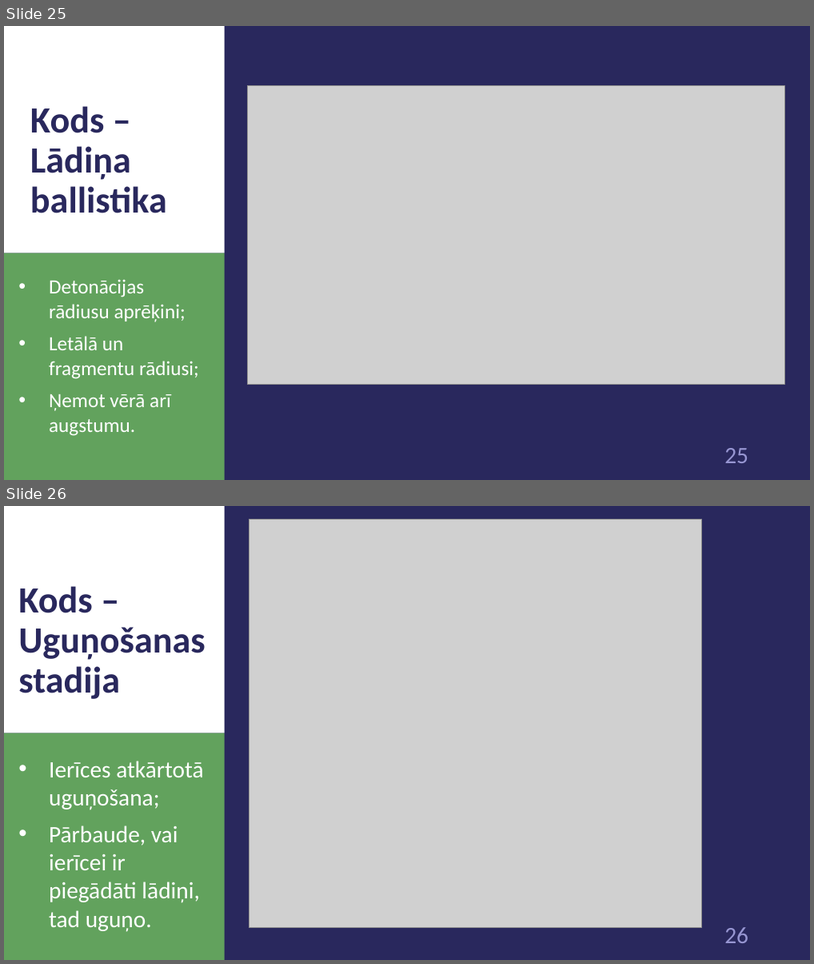
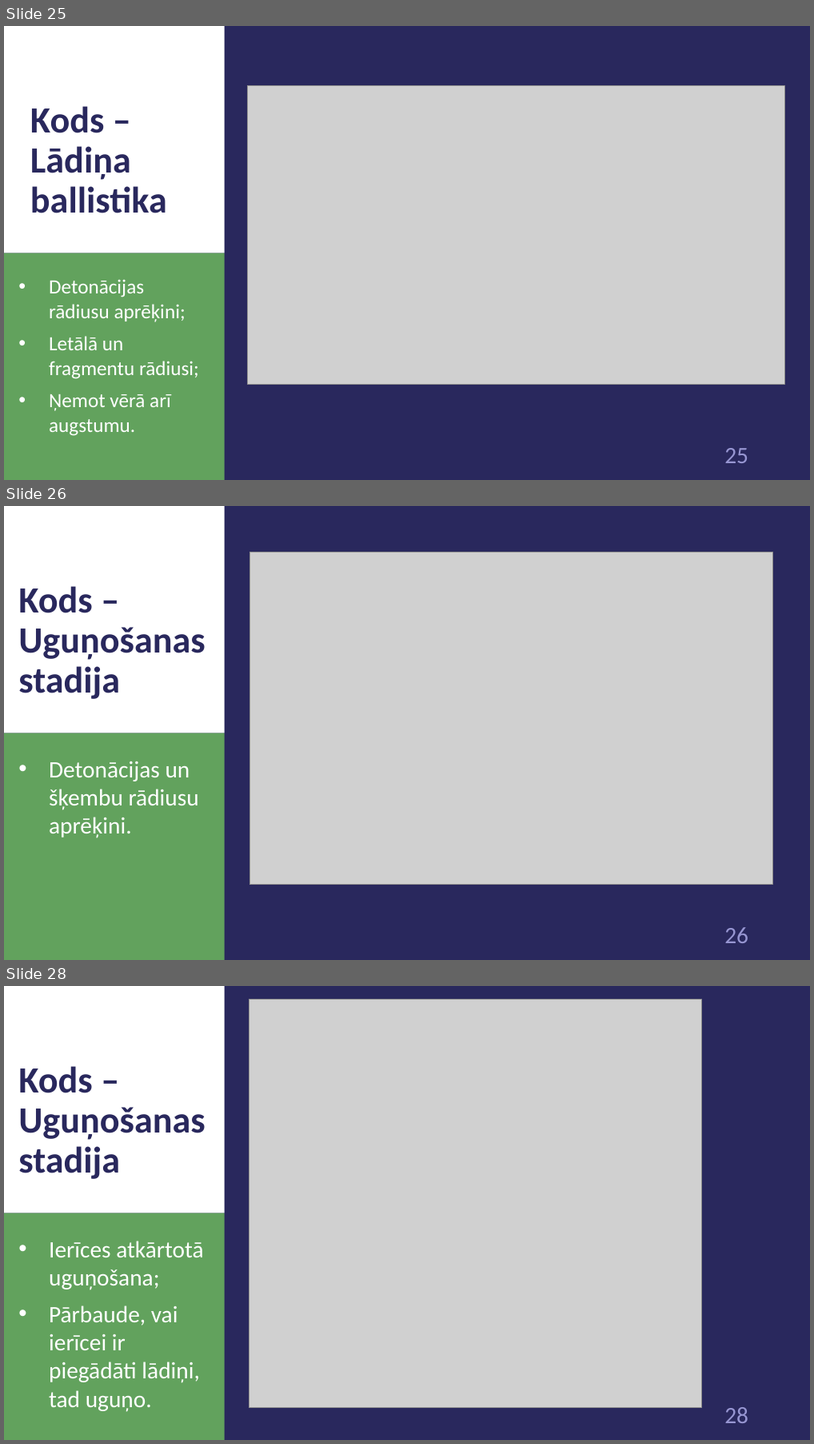
Before and after one commit to 1ivyatan/drumstalotajs, a slide deck: Documentation/Prezentācija.pptx. Shown one above the other, each under a label of ours: slides 25 and 26 before the commit, slides 25, 26 and 28 after it; the slides between them are not shown. The pictures are 814x964 and 814x1444 pixels, drawn with LibreOffice and Linux fonts; fonts in the diff are those of the drawing; grey boxes stand for pictures. Boxes give left, top, right and bottom in pixels: in the first picture for what was removed or moved away, otherwise in the second. Text is boxed around its words. In the diff, an @@ line names an element or a change of style, - is before the commit and + after.

Commit message:
add some images

```diff
--- a/Documentation/Prezentācija.pptx
+++ b/Documentation/Prezentācija.pptx
@@ slide 26 added at bbox=[4, 506, 810, 960], background #29285D; not listed: 3 template elements that a slide beside it also shows @@
@@ picture added at bbox=[250, 552, 773, 884] @@
@@ title added at bbox=[18, 586, 205, 699], 44 pt, text #29285D, bold @@
+Kods – Uguņošanas stadija
@@ text added at bbox=[49, 761, 199, 838], 28 pt, text #FFFFFF @@
+• Detonācijas un šķembu rādiusu aprēķini.
@@ what was slide 26 is now slide 28 @@
@@ page number at bbox=[725, 1407, 749, 1423]: text changed @@
-26
+28
```
Also in this commit, not shown: 5 slides changed, 1 other slide added.
